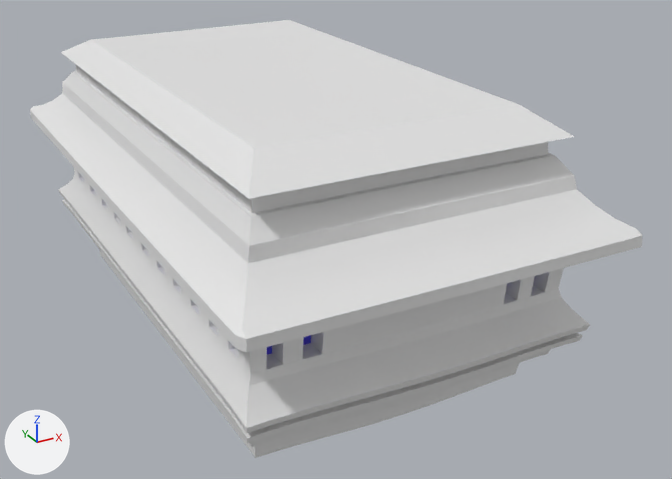
Before and after pictures for a commit that changed the FBX model Assets/Grigor/Art/Environment/BUILDINGS/NewBuildings/LC_mHouse7/FBX_LC_mHouse7.fbx.
Camera for both pictures: a camera (50 mm lens) standing at (-14.4, -30.8, 71.5) and looking at (1.6, -1.7, 56.9). Every picture has the same lights, and +X, +Y and +Z are marked at lower left.

Before the edit, the objects in view are built like this:
```python
mat_base = principled_material('base')
mat_base.base_color = (0.8, 0.8, 0.8)  # white #e7e7e7
mat_roofs = principled_material('roofs')
mat_roofs.base_color = (0.8, 0.8, 0.8)  # white #e7e7e7
me_cube_035 = bpy.data.meshes.new('Cube.035')
me_cube_035.from_pydata(...)  # 2836 vertices, 2900 faces; spans x -6.8..6.8, y -12.2..12.3, z 53.6..63.5
# faces by material slot: [30, 646, 2224]
me_cube_035.materials.append(mat_widnows)  # blue #4e41e7
me_cube_035.materials.append(mat_base)  # white #e7e7e7
me_cube_035.materials.append(mat_roofs)  # white #e7e7e7
ob_cube_035 = bpy.data.objects.new('Cube.035', me_cube_035)
ob_cube_035.location = (0.0, 0.0, 0.0)
```
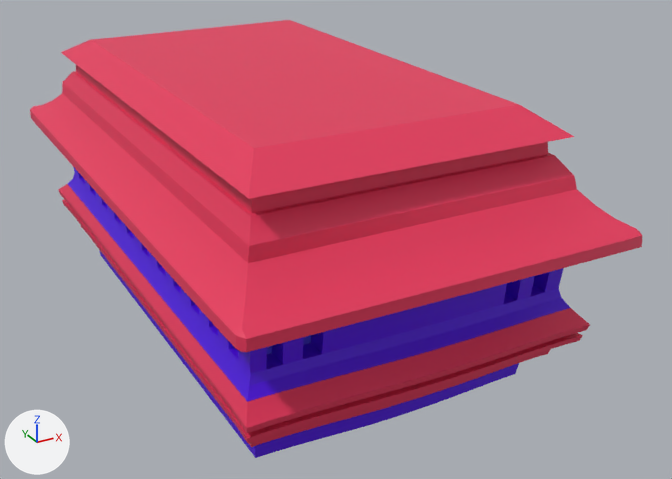
The newer file is also turned or shifted as a whole; pictures and numbers use the older file's frame.

The change, as JSON lines over the scene's bpy script:
```json
{"op": "set", "path": "mat_base.base_color", "old": "(0.8, 0.8, 0.8)", "new": "(0.0813, 0.0, 0.801)", "note": "white #e7e7e7 -> purple #5100e7"}
{"op": "set", "path": "mat_roofs.base_color", "old": "(0.8, 0.8, 0.8)", "new": "(0.8, 0.0361, 0.105)", "note": "white #e7e7e7 -> red #e7355b"}
```

Where the change shows, as pixel boxes (x1, y1, x2, y2) in the pictures (672 x 479 px):
```json
{"object": "Cube.035", "change": "recoloured", "before": [30, 20, 642, 458], "after": [30, 20, 642, 458], "on screen": "white to red"}
```
